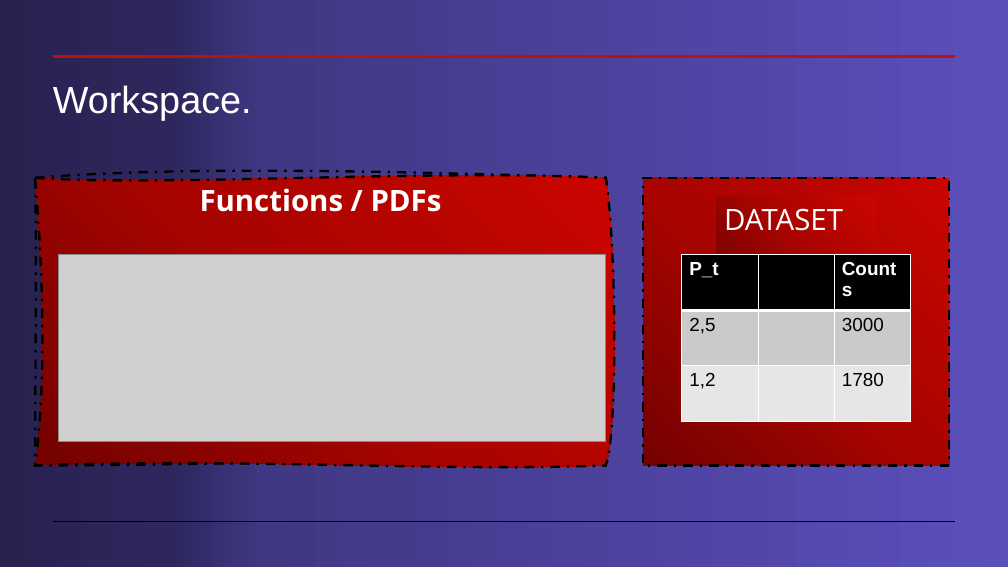
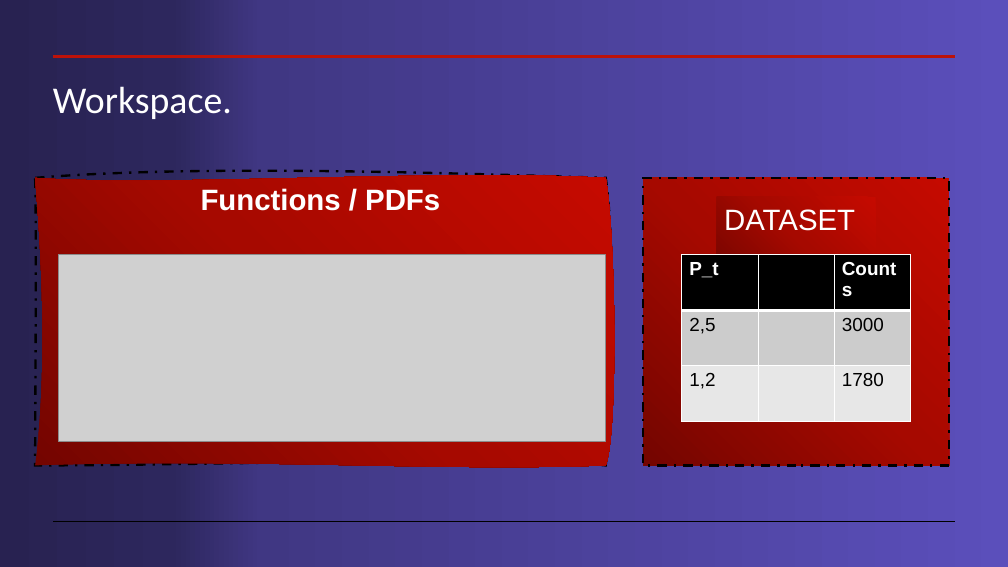
Before and after one commit to cdavidgutierrez/ProyectoFinal_CERN_ROOT, a slide deck: slide 2 of Workspaces en root.pptx. Drawn at 1008x567 pixels with LibreOffice and Linux fonts; fonts in the diff are those of the drawing; grey boxes stand for pictures. Boxes give left, top, right and bottom in pixels: in the first picture for what was removed or moved away, otherwise in the second. Text is boxed around its words. In the diff, an @@ line names an element or a change of style, - is before the commit and + after.

```diff
--- a/Workspaces en root.pptx
+++ b/Workspaces en root.pptx
@@ title "Workspace." at [53,86,232,119]: font Arial to Calibri @@
@@ freeform shape "Functions / PDFs" at [36,178,606,465]: font Open Sans to Arial; fill gradient #740200 to #A90400 to #CA0500 to gradient #750600 to #A70800 to #C60A00; outline redrawn @@
@@ rectangle at [644,178,950,465]: fill gradient #740200 to #A90400 to #CA0500 to gradient #750600 to #A70800 to #C60A00 @@
@@ rectangle "DATASET" at [717,197,876,278]: font Open Sans to Arial; fill gradient #740200 to #A90400 to #CA0500 to gradient #750600 to #A70800 to #C60A00 @@
```
Also in this commit, not shown: 16 other slides changed, 5 slides added, 1 slide removed.
